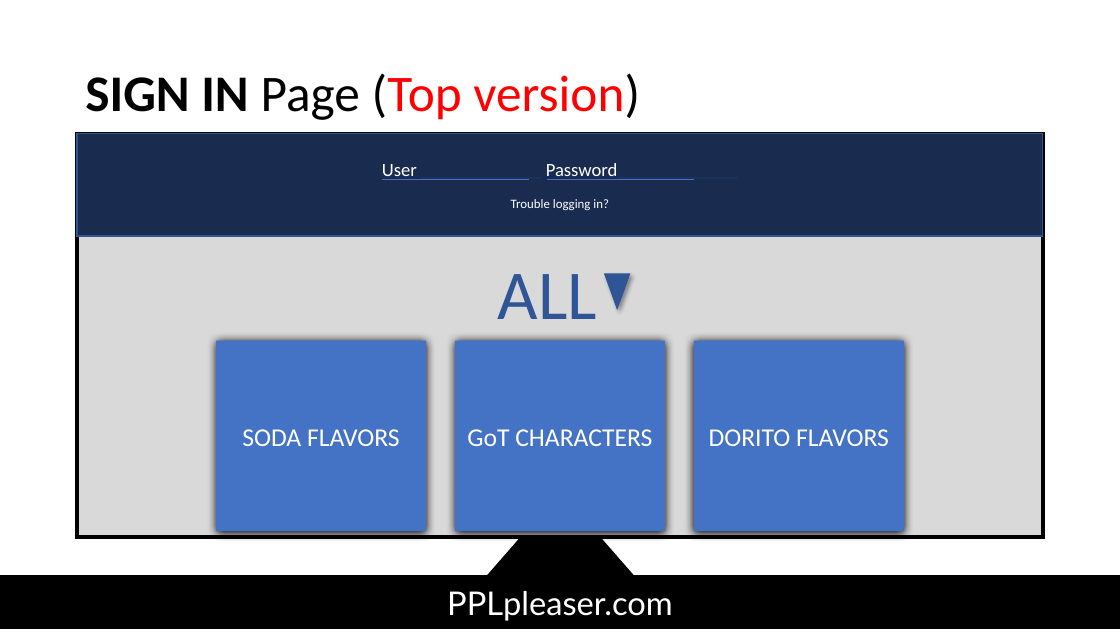
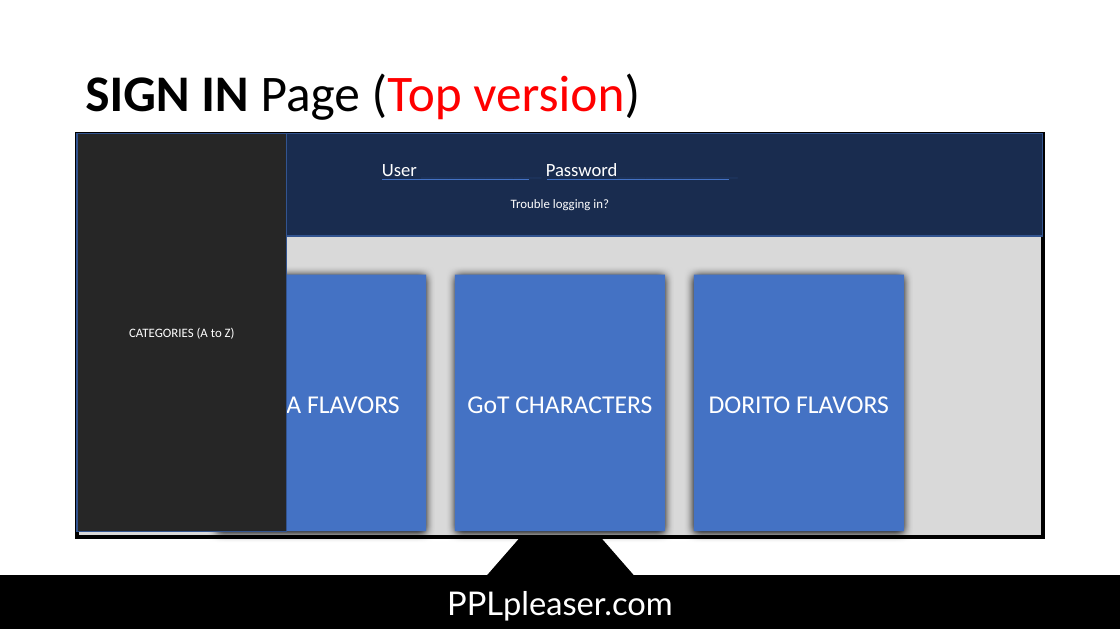
Before and after one commit to JBrenneman444/PPLpleaser, a slide deck: slide 12 of wireframe.pptx. Drawn at 1120x630 pixels with LibreOffice and Linux fonts; fonts in the diff are those of the drawing. Boxes give left, top, right and bottom in pixels: in the first picture for what was removed or moved away, otherwise in the second. Text is boxed around its words. In the diff, an @@ line names an element or a change of style, - is before the commit and + after.

```diff
--- a/wireframe.pptx
+++ b/wireframe.pptx
@@ rectangle added at (x1=77, y1=134, x2=287, y2=531), fill #262626, outline #325491 1 pt, 11 pt, text #FFFFFF @@
+CATEGORIES (A to Z)
@@ line moved from (547, 180) - (694, 180) to (547, 180) - (729, 180) @@
@@ rectangle "SODA FLAVORS" resized from (x1=216, y1=341, x2=426, y2=532) to (x1=216, y1=275, x2=426, y2=532) @@
@@ rectangle "GoT CHARACTERS" resized from (x1=455, y1=341, x2=665, y2=532) to (x1=455, y1=275, x2=665, y2=532) @@
@@ text removed at (x1=498, y1=274, x2=597, y2=319) @@
-ALL
@@ triangle removed at (x1=604, y1=273, x2=631, y2=310) @@
@@ rectangle "DORITO FLAVORS" resized from (x1=694, y1=341, x2=904, y2=532) to (x1=694, y1=275, x2=904, y2=532) @@
```
Also in this commit, not shown: 2 other slides changed, 25 other files.
